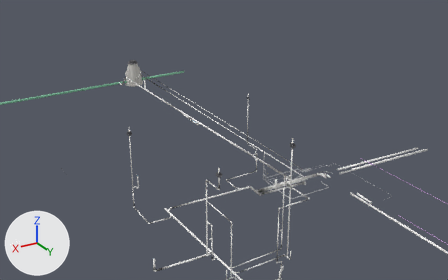
Renders of the glTF model pipes_dwv.glb from each side of a commit.
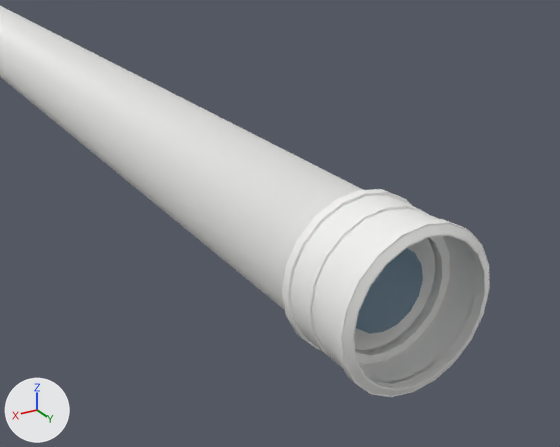
Each version is shown from a 50 mm camera at (11.499, 33.064, 15.082) aimed at (-10.992, -4.423, -3.661), then close up from a 50 mm camera at (-9.829, 7.165, -1.665) aimed at (-9.964, 6.941, -1.777). The lights are fixed; the arrows at lower left show +X, +Y and +Z. The first two pictures are the older version. Where no turn or scale is listed for an object, it has been applied to the vertices. Vertices at exactly the same position are counted once.

In view in the first close-up: 'fit_adapter_pipe_dwv_force_main_lift_duplex', 'flow_water_pipe_dwv_force_main_lift_duplex', 'pipe_dwv_force_main_lift_duplex'.
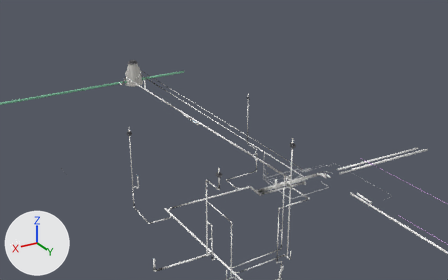
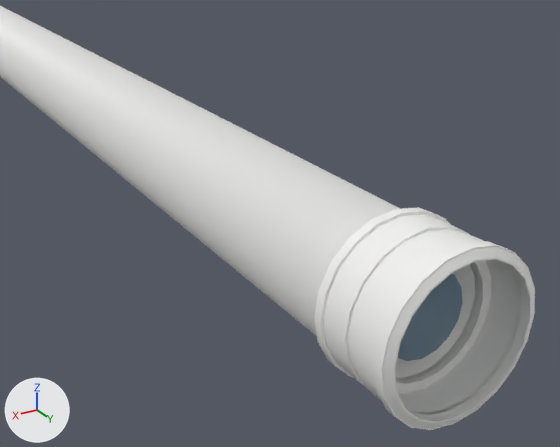
The change, as JSON lines over the scene's bpy script:
```json
{"block": "me_fit_adapter_pipe_dwv_force_main_lift_duplex_001", "where": "# used by ob_fit_adapter_pipe_dwv_force_main_lift_duplex; location = (0.0, 0.0, 0.0)"}
{"op": "remove", "block": "me_fit_adapter_pipe_dwv_force_main_lift_duplex_001", "code": "me_fit_adapter_pipe_dwv_force_main_lift_duplex_001.from_pydata(...)  # 800 vertices, 1840 faces; spans x -10.031..-9.9626, y 6.9426..6.9843, z -1.8375..-1.7693"}
{"op": "add", "block": "me_fit_adapter_pipe_dwv_force_main_lift_duplex_001", "code": "me_fit_adapter_pipe_dwv_force_main_lift_duplex_001.from_pydata(...)  # 800 vertices, 1840 faces; spans x -10.031..-9.9626, y 6.9646..7.0062, z -1.8375..-1.7693"}
{"block": "me_fit_adapter_pipe_dwv_force_main_lift_duplex_001", "change": "me_fit_adapter_pipe_dwv_force_main_lift_duplex_001 part 1: the whole mesh is moved by (0.0, 0.022, 0.0)"}
{"op": "set", "path": "ob_flow_water_pipe_dwv_force_main_lift_duplex.location", "old": "(-9.9968, -5.3659, -1.3534)", "new": "(-9.9968, -5.3549, -1.3534)"}
```

Location of each change, (x1, y1, x2, y2) in pixels of the close-ups (560 x 447 px):
```json
{"object": "fit_adapter_pipe_dwv_force_main_lift_duplex", "change": "moved", "before": [282, 189, 490, 397], "after": [314, 207, 535, 430]}
{"object": "flow_water_pipe_dwv_force_main_lift_duplex", "change": "moved", "before": [356, 248, 423, 334], "after": [397, 274, 463, 361]}
```
